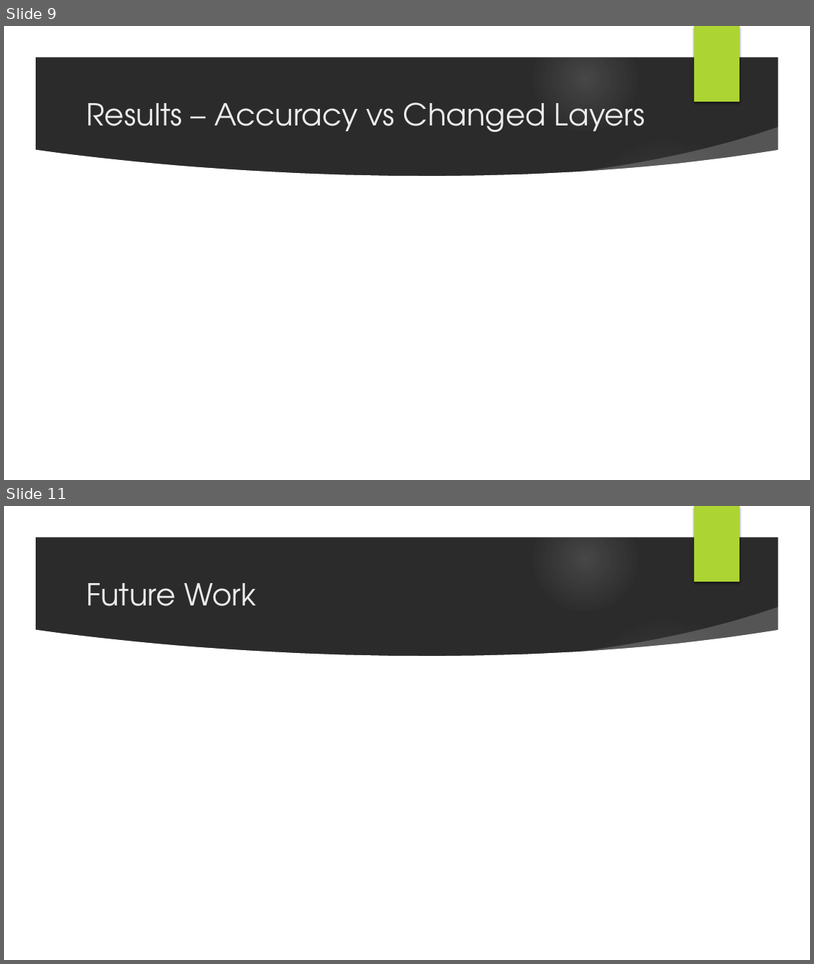
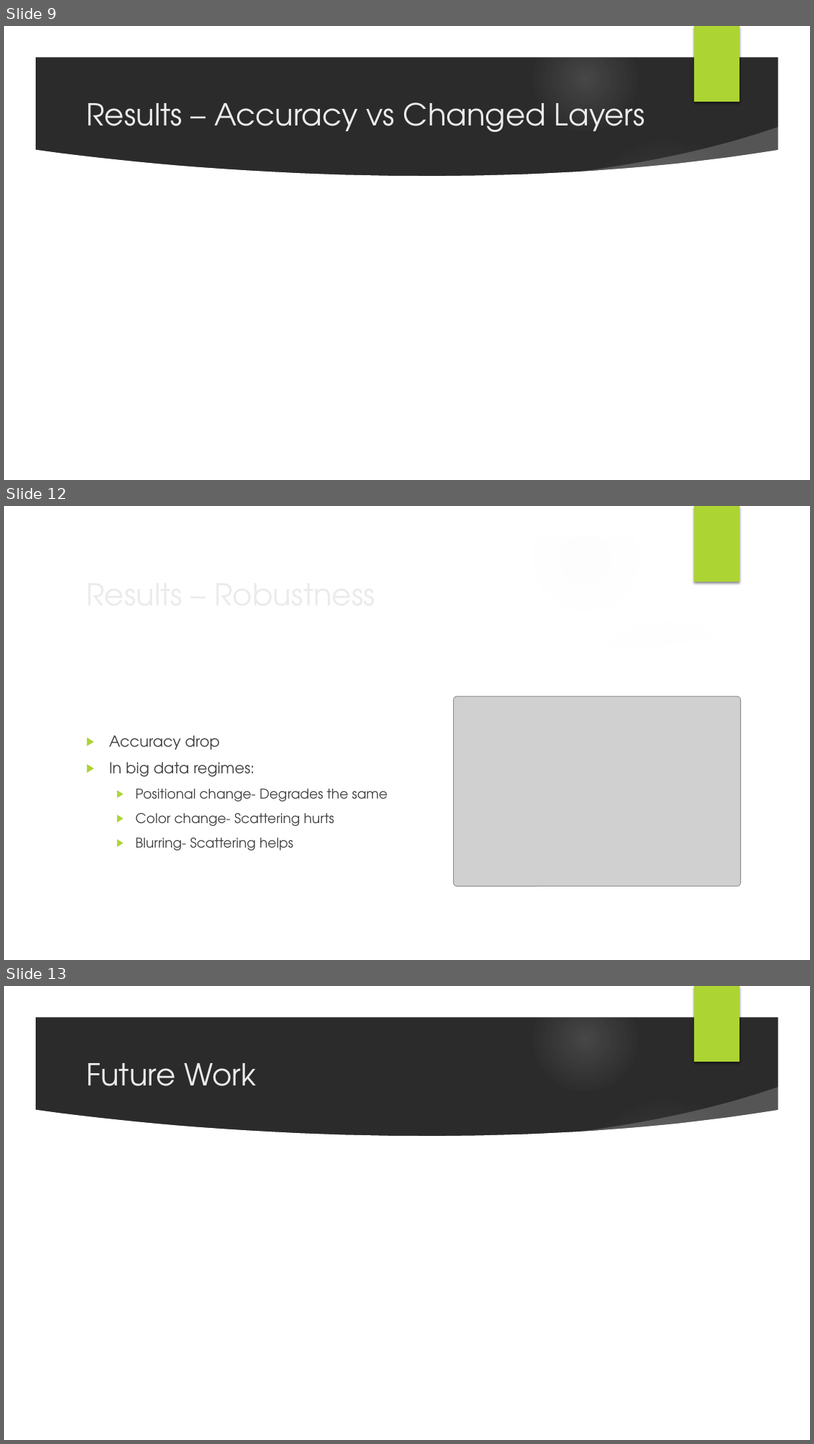
Before and after one commit to baraktelem/deep_learning_course_project, a slide deck: docs/combining_wavelets_to_resnet.pptx. Shown one above the other, each under a label of ours: slides 9 and 11 before the commit, slides 9, 12 and 13 after it; the slides between them are not shown. The pictures are 814x964 and 814x1444 pixels, drawn with LibreOffice and Linux fonts; fonts in the diff are those of the drawing; grey boxes stand for pictures; background and template pictures are left out; a plain dark background stands for a picture behind light text. Boxes give left, top, right and bottom in pixels: in the first picture for what was removed or moved away, otherwise in the second. Text is boxed around its words. In the diff, an @@ line names an element or a change of style, - is before the commit and + after.

```diff
--- a/docs/combining_wavelets_to_resnet.pptx
+++ b/docs/combining_wavelets_to_resnet.pptx
@@ slide 12 added at <box>4,506,810,960</box>, background picture (left out); not listed: 9 template elements that a slide beside it also shows @@
@@ title added at <box>80,570,660,617</box>, 36 pt, text #EBEBEB @@
+Results – Robustness
@@ picture added at <box>454,696,741,886</box> @@
@@ text added at <box>109,735,388,850</box>, 16 pt, text #404040 @@
+▶ Accuracy drop
+▶ In big data regimes:
+  ▶ Positional change- Degrades the same
+  ▶ Color change- Scattering hurts
+  ▶ Blurring- Scattering helps
@@ what was slide 11 is now slide 13 @@
```
Also in this commit, not shown: 1 slide changed, 1 other slide added, 2 other files.
